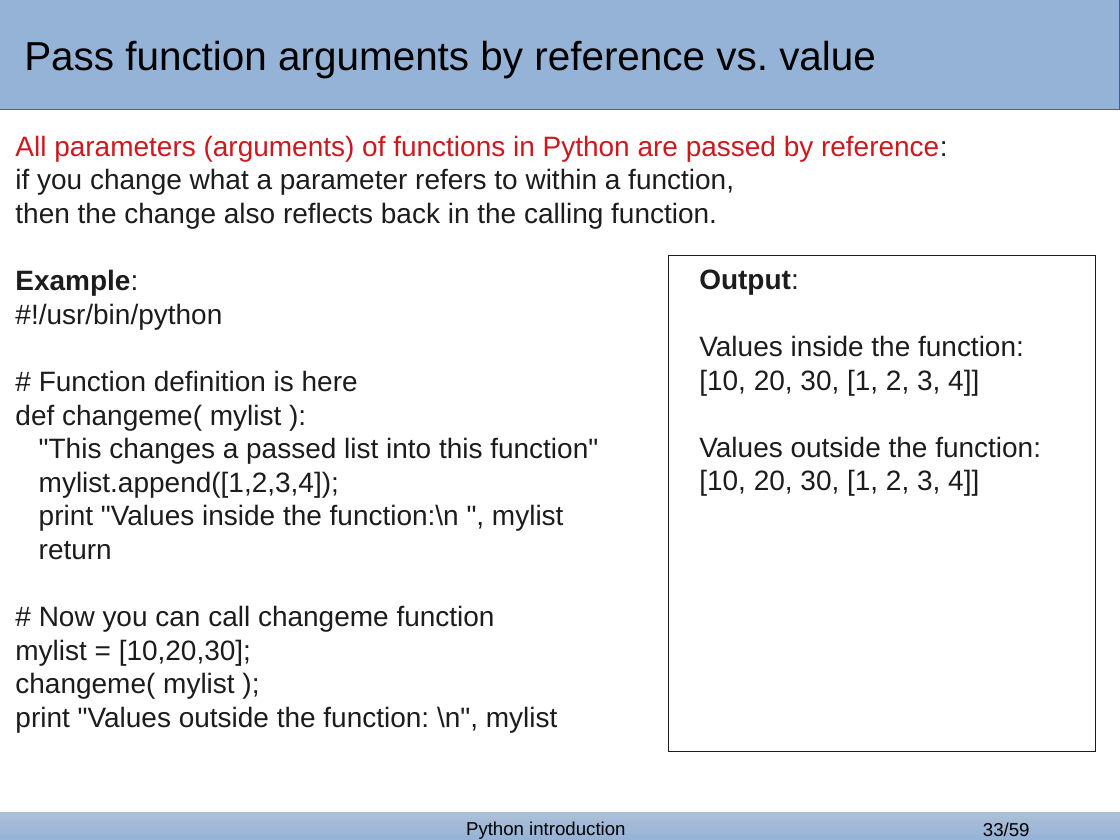
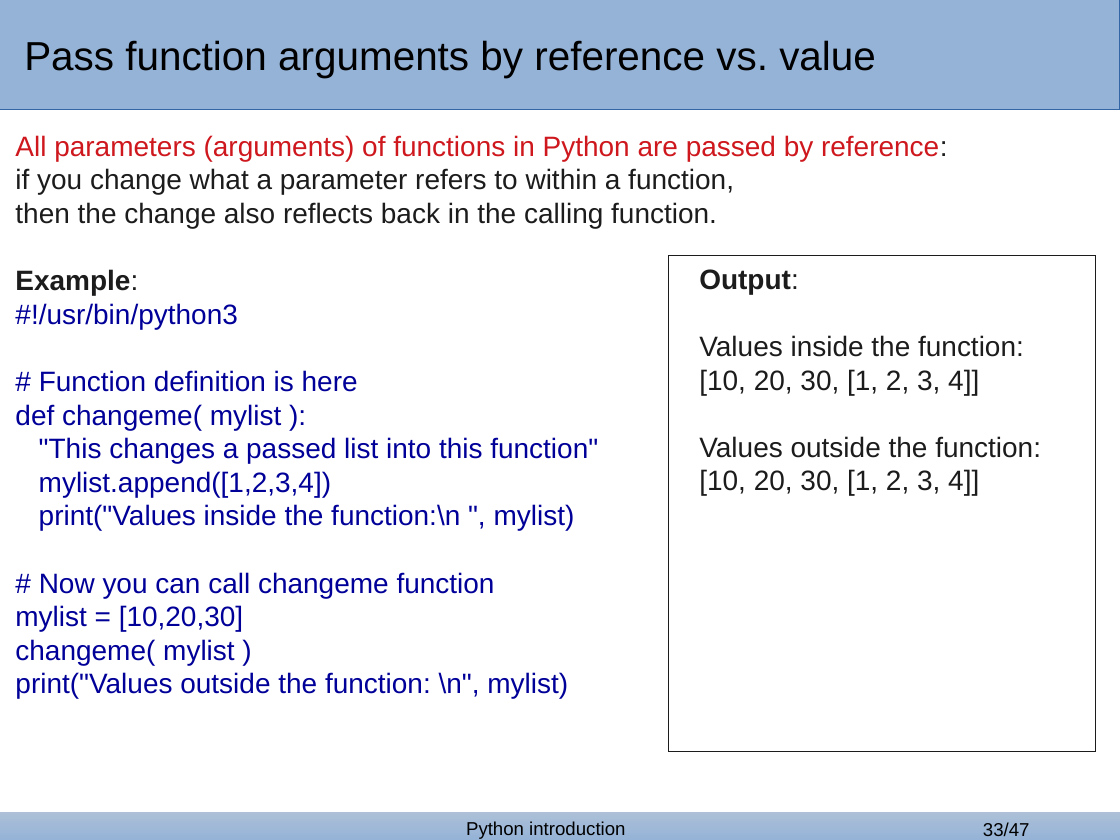
Before and after one commit to bertocco/abilita_info_units_1920, a slide deck: slide 33 of lezioni/python_lessons/python_1_covid.odp. Drawn at 1120x840 pixels with LibreOffice and Linux fonts; fonts in the diff are those of the drawing; background and template pictures are left out. Boxes give left, top, right and bottom in pixels: in the first picture for what was removed or moved away, otherwise in the second. Text is boxed around its words. In the diff, an @@ line names an element or a change of style, - is before the commit and + after.

```diff
--- a/lezioni/python_lessons/python_1_covid.odp
+++ b/lezioni/python_lessons/python_1_covid.odp
@@ text at (x1=15, y1=303, x2=237, y2=329): text changed; text colour #1C1C1C to #000099 @@
-#!/usr/bin/python
+#!/usr/bin/python3
@@ text at (x1=15, y1=370, x2=598, y2=598): text colour #1C1C1C to #000099 in "# Function definition is here", "def changeme( mylist ):", ""This changes a passed list into this ...", "# Now you can call changeme function" @@
@@ text at (x1=39, y1=471, x2=575, y2=530): text changed; text colour #1C1C1C to #000099 @@
-mylist.append([1,2,3,4]);
-print "Values inside the function:\n ", mylist
-return
+mylist.append([1,2,3,4])
+print("Values inside the function:\n ", mylist)
@@ text at (x1=15, y1=605, x2=568, y2=698): text changed; text colour #1C1C1C to #000099 @@
-mylist = [10,20,30];
-changeme( mylist );
-print "Values outside the function: \n", mylist
+mylist = [10,20,30]
+changeme( mylist )
+print("Values outside the function: \n", mylist)
@@ page number at (x1=983, y1=822, x2=1030, y2=836): text changed @@
-33/59
+33/47
```
Also in this commit, not shown: 29 other slides changed, 12 slides removed.
